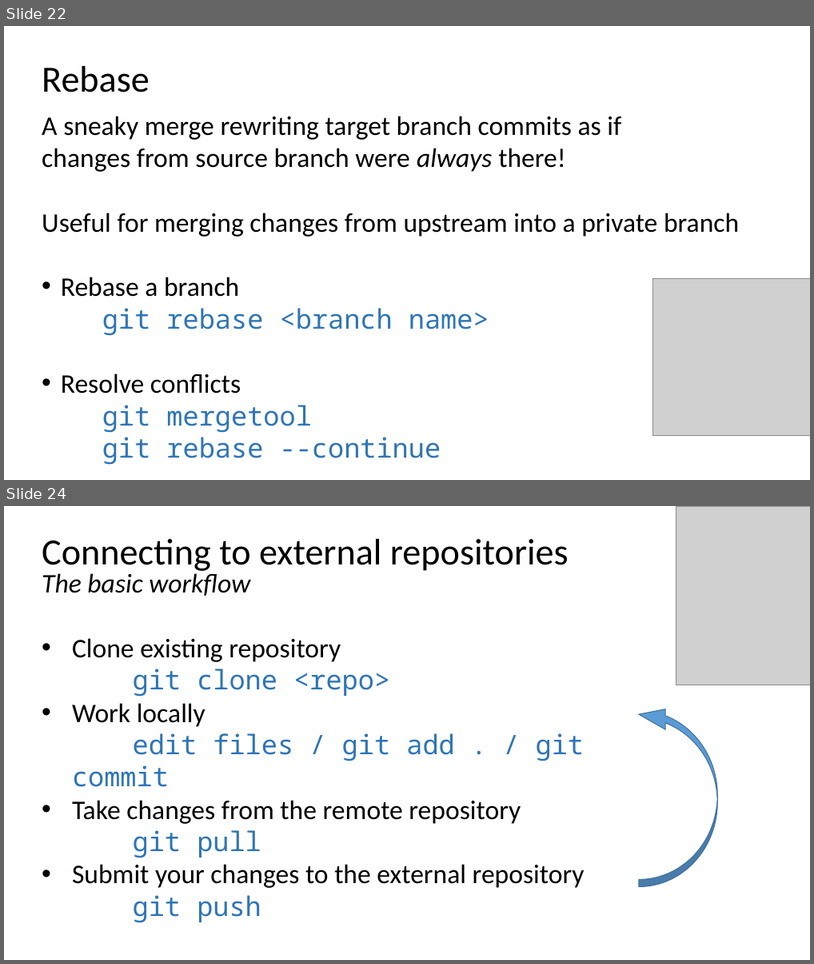
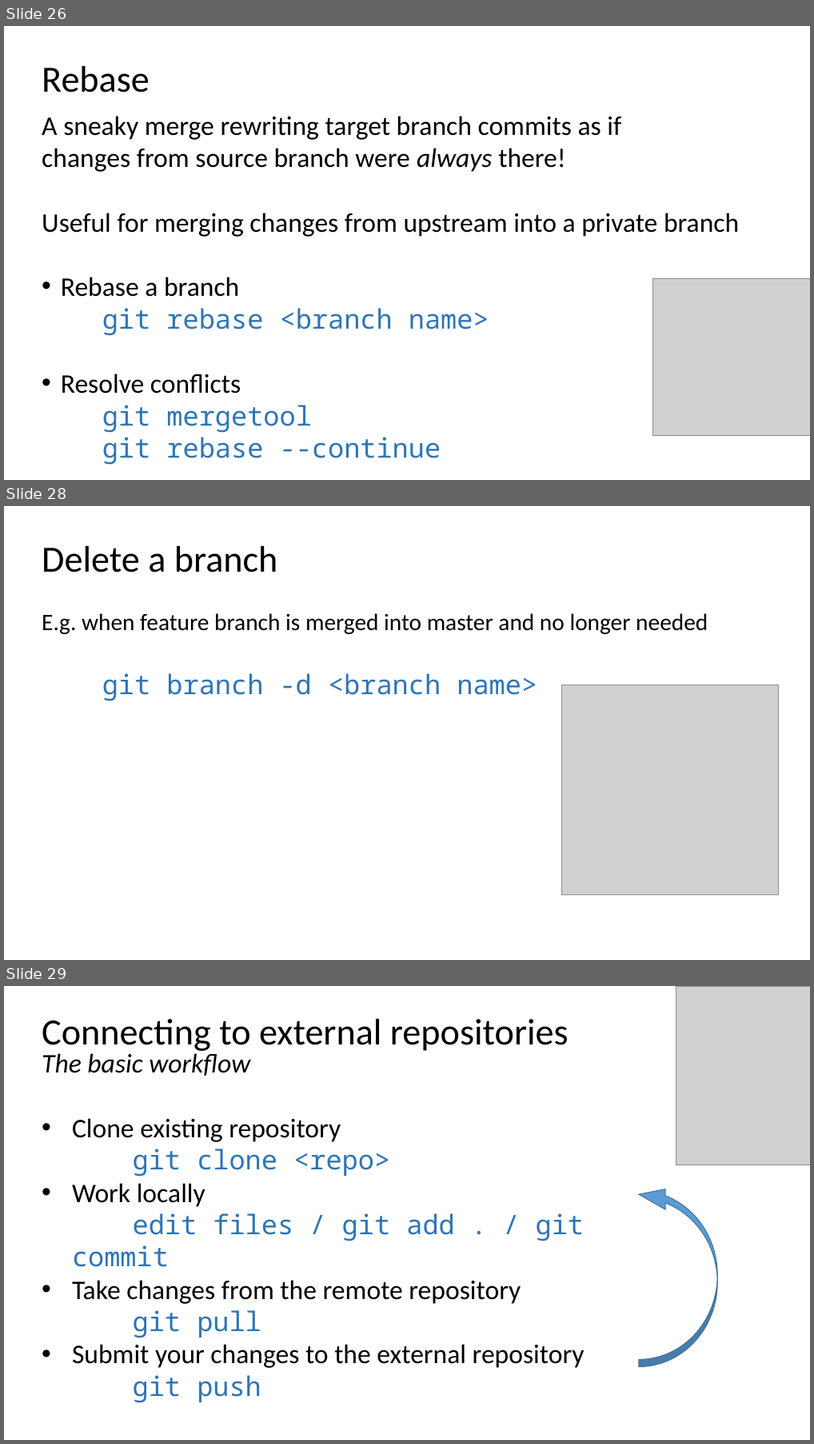
Before and after one commit to ogvolkov/git-101, a slide deck: git101.pptx. Shown one above the other, each under a label of ours: slides 22 and 24 before the commit, slides 26, 28 and 29 after it; the slides between them are not shown. The pictures are 814x964 and 814x1444 pixels, drawn with LibreOffice and Linux fonts; fonts in the diff are those of the drawing; grey boxes stand for pictures. Boxes give left, top, right and bottom in pixels: in the first picture for what was removed or moved away, otherwise in the second. Text is boxed around its words. In the diff, an @@ line names an element or a change of style, - is before the commit and + after.

```diff
--- a/git101.pptx
+++ b/git101.pptx
@@ slide 28 added at [4, 506, 810, 960], background #FFFFFF @@
@@ text added at [42, 546, 278, 572], 44 pt, text #000000 @@
+Delete a branch
@@ text added at [42, 613, 708, 701], 28 pt, text #000000 @@
+E.g. when feature branch is merged into master and no longer needed
+git branch -d <branch name>
@@ picture added at [562, 685, 779, 895] @@
@@ what was slide 22 is now slide 26 @@
@@ what was slide 24 is now slide 29 @@
```
Also in this commit, not shown: 5 slides changed, 6 other slides added, 1 slide removed.
